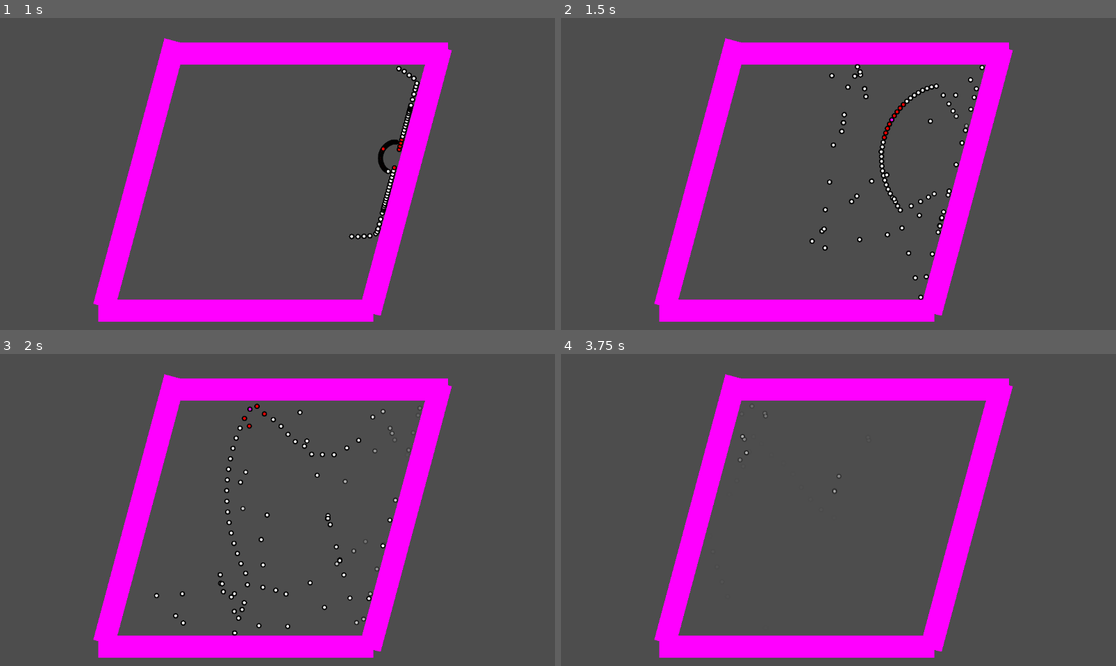
Above: before the commit, frames 1-4 (two rows, left to right).
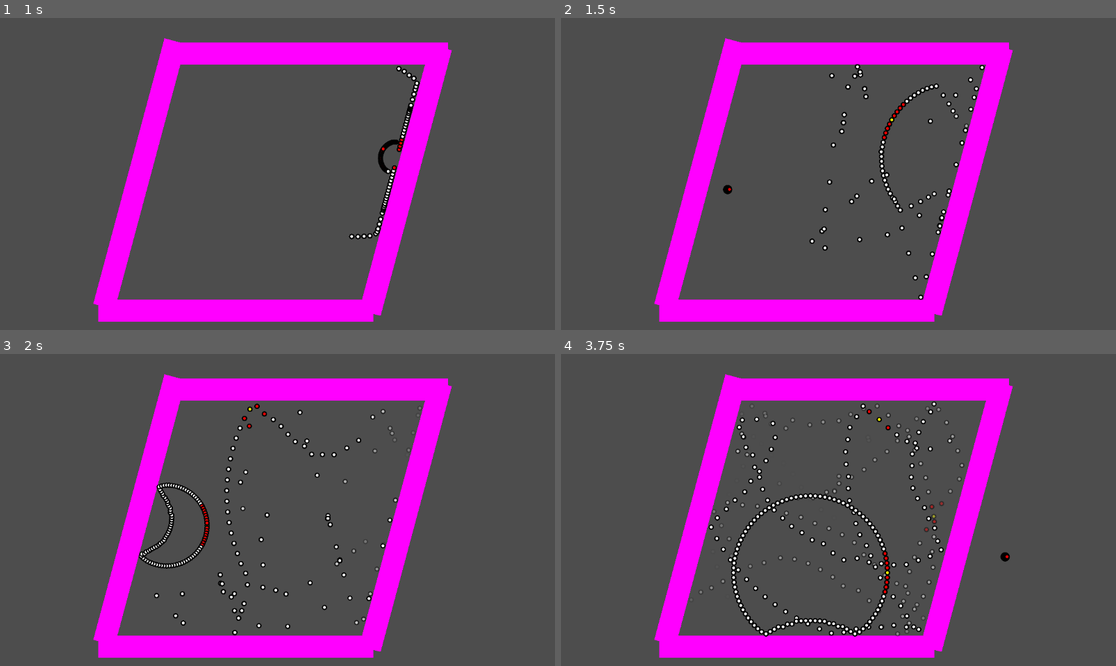
Above: after the commit, the same moments.

Repository: sammo4gun/roargame
Game: Godot game, scene res://boxroom.tscn
Same seed, same stepped clock (60 frames per second), same inputs: the game is played once before the commit and once after it.
Inputs (mouse positions are in pixels of both pictures, inside the frame that each line leads up to):
- Up to frame 1 (1 s): tap Enter at 0.5 s; move the mouse to (399, 158) at 0.52 s; click (399, 158) at 0.6 s
- Up to frame 2 (1.5 s): move the mouse to (727, 189) at 1.27 s; click (727, 189) at 1.35 s
- Up to frame 3 (2 s): no input
- Up to frame 4 (3.75 s): move the mouse to (894, 441) at 2.02 s; click (894, 441) at 2.1 s; move the mouse to (810, 572) at 2.77 s; click (810, 572) at 2.85 s; move the mouse to (1005, 556) at 3.52 s; click (1005, 556) at 3.6 s

Frame 1 is identical in both runs. In frame 2, less than 0.1% of the frame differs, in the area x 29-60%, y 21-57%; in frame 3, 0.8%; in frame 4, 3.2%, in the area x 25-81%, y 15-91%.

Commit message:
no single spawn

Diff:
--- a/mouse_click.gd
+++ b/mouse_click.gd
@@ -2,13 +2,9 @@
 
 var wave = load("res://wave.tscn")
 
-var spawned = false
-
 # Called every frame. 'delta' is the elapsed time since the previous frame.
 func _process(_delta: float) -> void:
-	if not spawned:
-		if Input.is_action_just_released("mouseClick"):
-			var instance = wave.instantiate()
-			instance.position = get_viewport().get_mouse_position()
-			add_child(instance)
-			spawned = true
+	if Input.is_action_just_released("mouseClick"):
+		var instance = wave.instantiate()
+		instance.position = get_viewport().get_mouse_position()
+		add_child(instance)
--- a/particle.gd
+++ b/particle.gd
@@ -48,7 +48,7 @@
 	return linear_velocity.length() < speed_min
 
 func set_tester():
-	color_vec = [1,0,1]
+	color_vec = [1,1,0]
 	self.test = true
 
 func get_speed():
